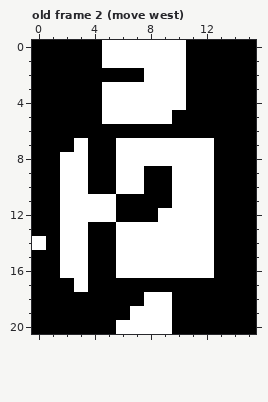
Pixel-art file, stored at References/player02.aseprite. That is the earlier state.
16x21 pixels, 14 frames. Shown: old frame 2 (move west). The commit also changed other frames, which this record leaves out.
New version:
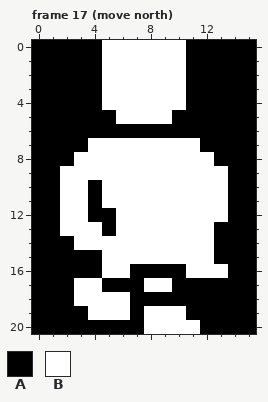
Palette (. is transparent): A #000000  B #ffffff
A new or re-ordered frame is compared with the old frame closest to it.
Change:
frames 14 -> 18
Frame 17 (move north) is new; against old frame 2 (move west):
y 2: x 5..7 AAA -> BBB
y 5: x 5 B -> A
y 7: x 3..5 BAA -> ABB; x 12 B -> A
y 8: x 2 B -> A; x 4..5 AA -> BB
y 9: x 4..5 AA -> BB; x 8..9 AA -> BB; x 13 A -> B
y 10: x 5 A -> B; x 8..9 AA -> BB; x 13 A -> B
y 11: x 4 B -> A; x 6..9 AAAA -> BBBB; x 13 A -> B
y 12: x 4..8 BBAAA -> AABBB; x 13 A -> B
y 13: x 4 A -> B
y 14: x 0 B -> A; x 2 B -> A; x 4..5 AA -> BB
y 15: x 2..3 BB -> AA; x 5 A -> B
y 16: x 2..3 BB -> AA; x 5 A -> B; x 7..10 BBBB -> AAAA; x 13 A -> B
y 17: x 4 A -> B; x 8..9 AA -> BB
y 18: x 3..6 AAAA -> BBBB; x 8..9 BB -> AA
y 19: x 4..7 AAAB -> BBBA; x 10 A -> B
y 20: x 6..7 BB -> AA; x 10..11 AA -> BB
